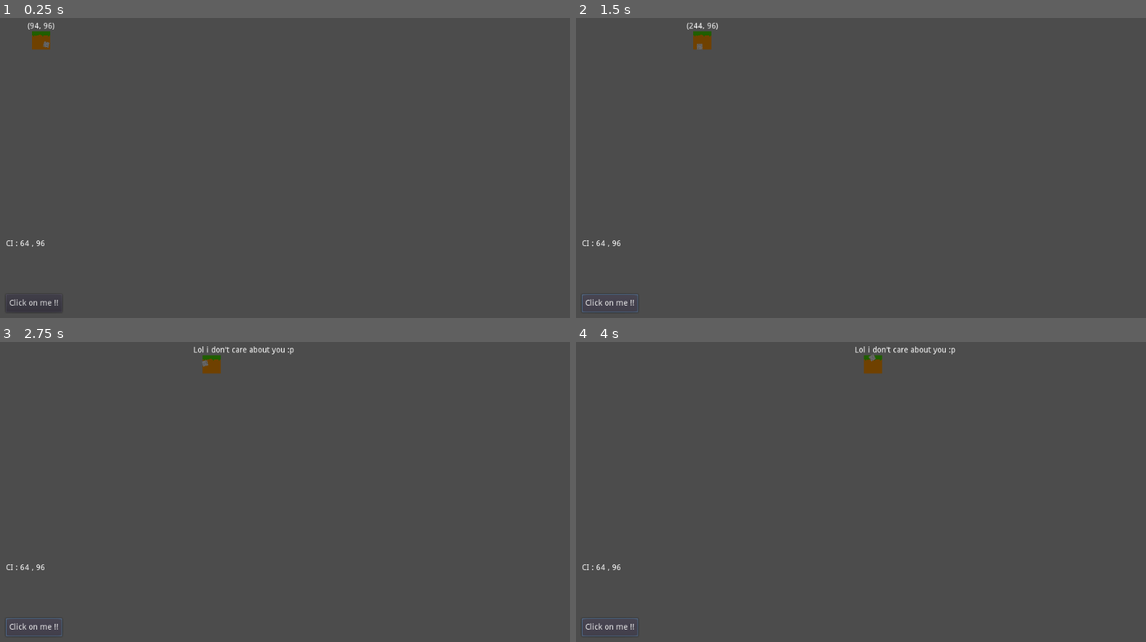
Above: before the commit, frames 1-4 (two rows, left to right).
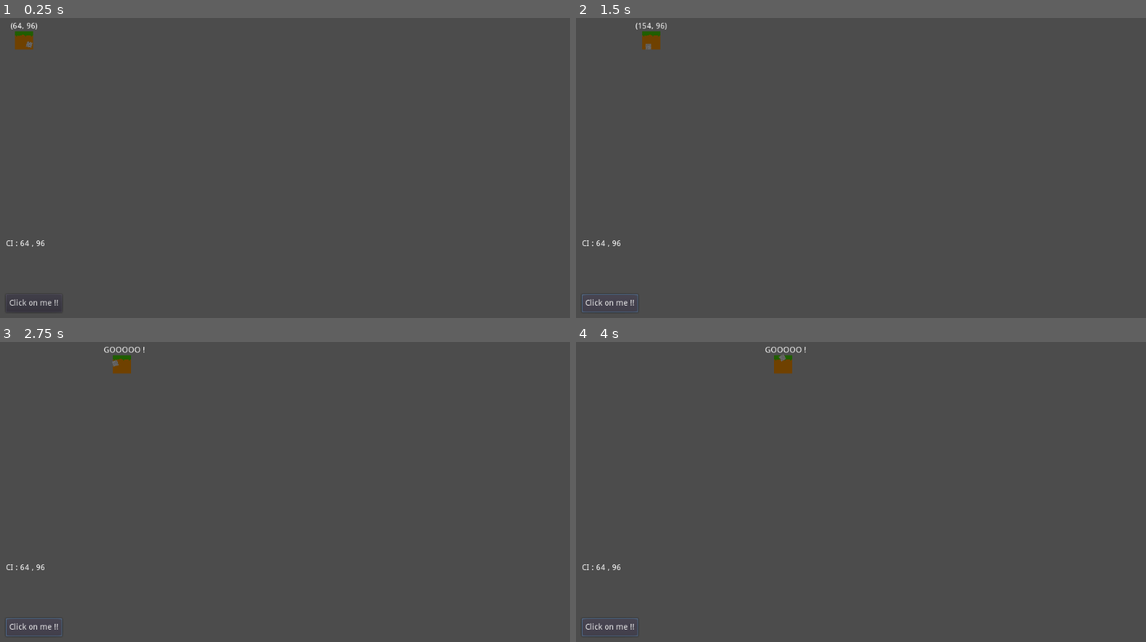
Above: after the commit, the same moments.

Repository: Florian-DELRIEU/Godot-Test
Game: Godot game, scene res://Scenes/MainNode.tscn
Two runs of this game, one before a commit and one after it. Both use one fixed random seed, a clock stepped at 60 frames per second and the inputs below.
Inputs:
- Up to frame 1 (0.25 s): no input
- Up to frame 2 (1.5 s): click "Click on me !!" at 0.5 s; click "Click on me !!" at 1.25 s
- Up to frame 3 (2.75 s): click "Click on me !!" at 2 s
- Up to frame 4 (4 s): no input

The runs differ from the first frame. In frame 1, 0.4% of the frame differs, in the area x 1-10%, y 1-11%; in frame 2, 0.5%; in frame 3, 0.6%; in frame 4, 0.6%, in the area x 33-67%, y 1-11%.

Commit message:
change parent move control

Diff:
--- a/Scripts/MainNode.gd
+++ b/Scripts/MainNode.gd
@@ -6,8 +6,6 @@
 export (int) var speed = 2
 var button_pressed = false
 
-var Inventaire = [10,20,30] # Like lists
-
 func _ready():
 	var ci_x = parent.position.x
 	var ci_y = parent.position.y
@@ -15,10 +13,10 @@
 
 func _process(delta):
 	time += delta
-	$Parent.position.x += speed
+	if button_pressed: $Parent.position.x += speed
 	if not button_pressed: $Parent/ParentLabel.text = str($Parent.position)
 
 
 func ButtonPressed():
 	button_pressed = not button_pressed
-	$Parent/ParentLabel.text = "Lol i don't care about you :p"
+	$Parent/ParentLabel.text = "GOOOOO !"
